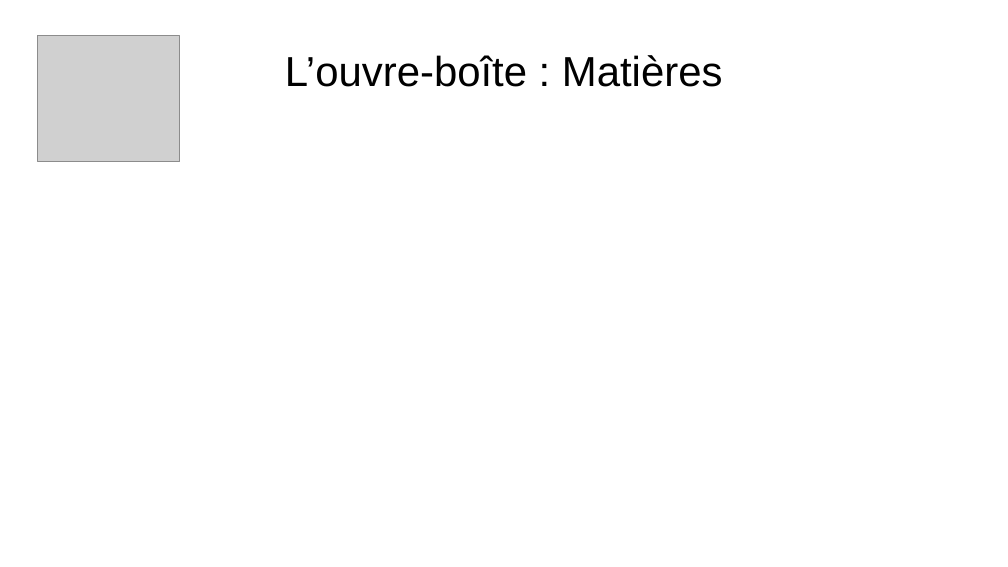
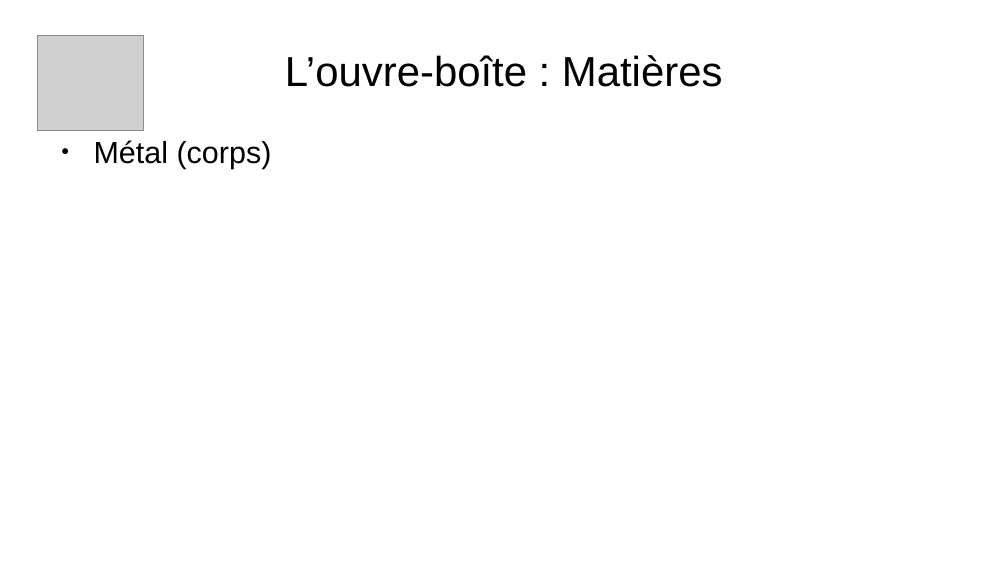
Before and after one commit to Merliin42/Cours-Techno, a slide deck: slide 17 of Introduction/Correction Activité.odp. Drawn at 1008x567 pixels with LibreOffice and Linux fonts; fonts in the diff are those of the drawing; grey boxes stand for pictures; background and template pictures are left out. Boxes give left, top, right and bottom in pixels: in the first picture for what was removed or moved away, otherwise in the second. Text is boxed around its words. In the diff, an @@ line names an element or a change of style, - is before the commit and + after.

```diff
--- a/Introduction/Correction Activité.odp
+++ b/Introduction/Correction Activité.odp
@@ picture: place and size @@
-picture at (38,36,180,162)
+picture at (38,36,144,130)
@@ text added at (94,140,272,169), 24 pt, text #000000 @@
+● Métal (corps)
```
Also in this commit, not shown: 19 other slides changed, 4 other files.
